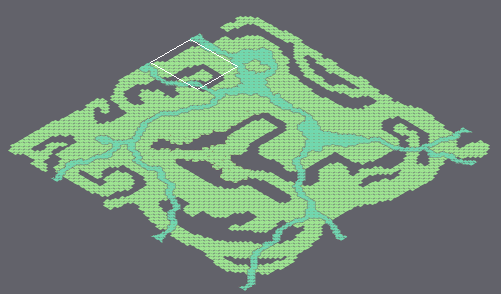
An edit to a level. Tiled map, tiled/map_jessi.tmx. The first picture is a wide view before the edit; the outline marks the close-up.
Close-up. As it was:
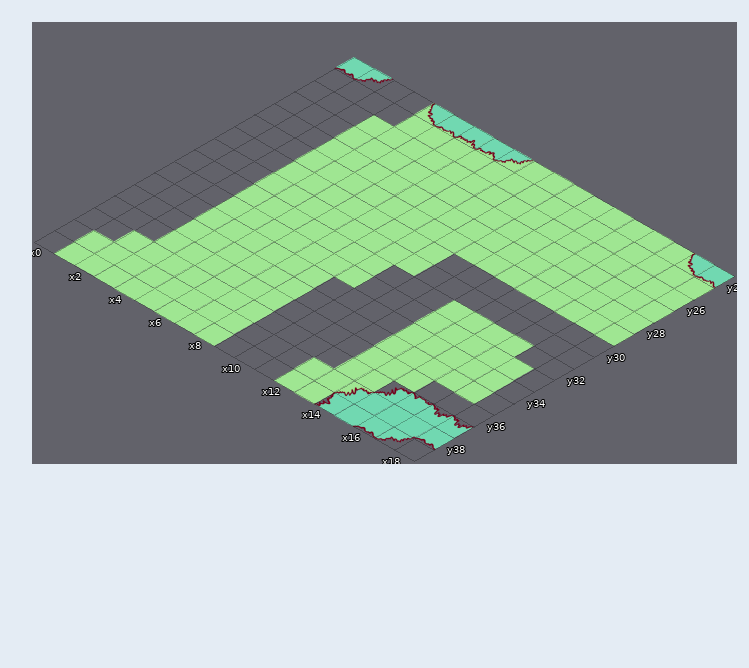
Cells are 128x74 px. Isometric: x runs down to the right, y down to the left. Shown: x 0..18, y 24..39. The commit also changed other parts of the map, which this record leaves out.
Once edited:
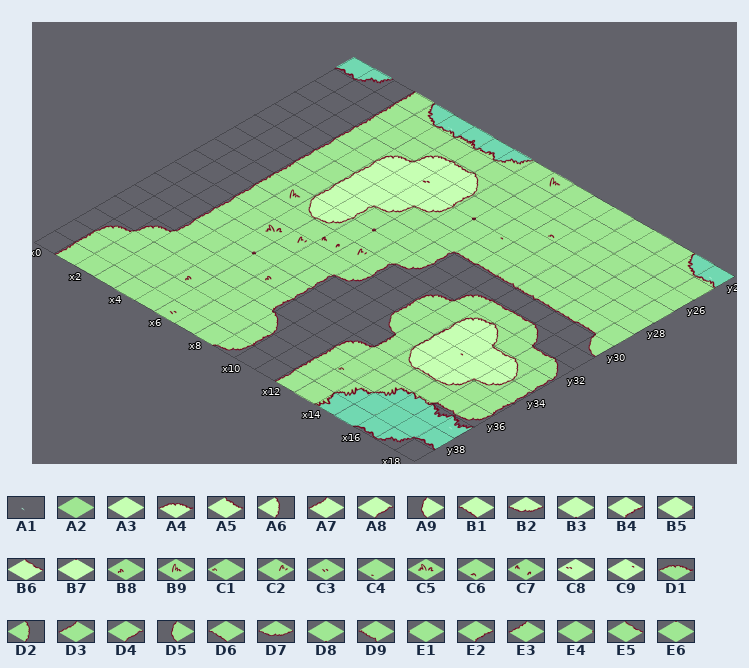
Key: from "tileset": A1 83 flipped left-right "Tuile_eau-29", A2 96 "Tuile_herbe-2", A3 97 "Tuile_herbe-1", A4 122 "Tuile_gazon-2", A5 123 "gazon_edge_C", A6 124 "Tuile_gazon-4", A7 125 "gazon_edge_D", A8 127 "gazon_edge_A", A9 128 "Tuile_gazon-8", B1 129 "gazon_edge_B", B2 130 "Tuile_gazon-10", B3 131 "Tuile_gazon-11", B4 134 "gazon_edge_A", B5 136 "Tuile_gazon-16", B6 137 "gazon_edge_C", B7 138 "Tuile_gazon-18", B8 172 "Tuile_herbe-22", B9 173 "Tuile_herbe-23", C1 174 "Tuile_herbe-24", C2 175 "Tuile_herbe-25", C3 176 "Tuile_herbe-26", C4 177 "Tuile_herbe-27", C5 178 "Tuile_herbe-28", C6 180 "Tuile_herbe-210", C7 181 "Tuile_herbe-211", C8 184 "Tuile_herbe-11", C9 195 "Tuile_herbe-112", D1 267 "Tuile_gazon-32", D2 269 "Tuile_gazon-34", D3 270 "Tuile_gazon-35", D4 271 "Tuile_gazon-36", D5 272 "Tuile_gazon-37", D6 273 "Tuile_gazon-38", D7 274 "Tuile_gazon-39", D8 275 "Tuile_gazon-40", D9 276 "Tuile_gazon-41", E1 277 "Tuile_gazon-42", E2 278 "Tuile_gazon-43", E3 279 "Tuile_gazon-44", E4 280 "Tuile_gazon-45", E5 281 "Tuile_gazon-46", E6 282 "Tuile_gazon-47".
__ is an empty cell.
Tiles of an added or newly shown layer are drawn over the layers below it.
From the commit log: nouvelles tuiles pour vrai
What changed:
{"where": "layer \"fond\""}
{"y":24,"x":3,"old":"__","new":"E3"}
{"y":24,"x":10,"old":"A2","new":"B9"}
{"y":25,"x":3,"old":"__","new":"E3"}
{"y":26,"x":3,"old":"A2","new":"E3"}
{"y":26,"x":12,"old":"A2","new":"C6"}
{"y":27,"x":3,"old":"A2","new":"D3"}
{"y":27,"x":5,"old":"A2","new":"C4"}
{"y":27,"x":9,"old":"A2","new":"D8"}
{"y":28,"x":3,"old":"A2","new":"D3"}
{"y":28,"x":9,"old":"A2","new":"E4"}
{"y":29,"x":3,"old":"A2","new":"D3"}
{"y":29,"x":11,"old":"A2 A2 A2 A2 A2 A2 A2 A2","new":"D6 D6 D9 D9 D6 D6 D6 E1"}
{"y":30,"x":3,"old":"A2","new":"E3"}
{"y":30,"x":5,"old":"A2","new":"C3"}
{"y":30,"x":7,"old":"A2","new":"D8"}
{"y":30,"x":10,"old":"A2","new":"D4"}
{"y":30,"x":18,"old":"__","new":"D5"}
{"y":31,"x":3,"old":"A2 A2","new":"E3 B9"}
{"y":31,"x":7,"old":"A2 A2 A2 A2","new":"E4 E6 D8 D7"}
{"y":31,"x":13,"old":"__ __ __ __","new":"D1 E5 E5 D2"}
{"y":32,"x":3,"old":"A2","new":"D3"}
{"y":32,"x":7,"old":"A2 A2 A2","new":"C7 C2 D4"}
{"y":32,"x":12,"old":"__ A2","new":"D1 E6"}
{"y":32,"x":16,"old":"A2 __ __","new":"E4 E5 D2"}
{"y":33,"x":3,"old":"A2","new":"D3"}
{"y":33,"x":5,"old":"A2 A2","new":"C5 C2"}
{"y":33,"x":9,"old":"A2","new":"D7"}
{"y":33,"x":12,"old":"__","new":"E3"}
{"y":33,"x":14,"old":"A2","new":"C7"}
{"y":33,"x":18,"old":"__","new":"D4"}
{"y":34,"x":3,"old":"A2","new":"D3"}
{"y":34,"x":5,"old":"A2","new":"D8"}
{"y":34,"x":8,"old":"A2","new":"D4"}
{"y":34,"x":12,"old":"__ A2","new":"D5 E1"}
{"y":34,"x":18,"old":"__","new":"D4"}
{"y":35,"x":3,"old":"A2","new":"D3"}
{"y":35,"x":7,"old":"A2 A2","new":"B8 D4"}
{"y":35,"x":13,"old":"A2","new":"E3"}
{"y":35,"x":18,"old":"__","new":"E2"}
{"y":36,"x":2,"old":"__ A2","new":"D1 E6"}
{"y":36,"x":8,"old":"A2","new":"E2"}
{"y":36,"x":12,"old":"__ A2","new":"D1 E6"}
{"y":36,"x":16,"old":"__ __ __","new":"D8 D9 D7"}
{"y":37,"x":1,"old":"__ A2","new":"D1 E6"}
{"y":37,"x":5,"old":"A2","new":"B8"}
{"y":37,"x":8,"old":"A2 __","new":"E4 D2"}
{"y":37,"x":12,"old":"__ A2","new":"E3 C1"}
{"y":37,"x":15,"old":"__ __","new":"A2 E2"}
{"y":38,"x":1,"old":"A2","new":"E3"}
{"y":38,"x":9,"old":"__","new":"E2"}
{"y":38,"x":12,"old":"A2","new":"E3"}
{"y":38,"x":15,"old":"__ __","new":"D6 D7"}
{"y":39,"x":1,"old":"A2","new":"E3"}
{"y":39,"x":6,"old":"A2","new":"C3"}
{"y":39,"x":8,"old":"A2 __","new":"D8 D7"}
{"y":39,"x":12,"old":"A2","new":"D3"}
{"y":39,"x":14,"old":"__","new":"D4"}
{"where": "layer \"chemin/eau/gazon\""}
{"y":26,"x":6,"old":"__ __ __","new":"A4 A5 A6"}
{"y":27,"x":5,"old":"__ __ __ __","new":"A4 B7 C8 B4"}
{"y":28,"x":5,"old":"__ __ __ __","new":"A7 A3 B3 B2"}
{"y":29,"x":5,"old":"__ __ __","new":"A7 B3 B2"}
{"y":30,"x":5,"old":"__ __","new":"A7 A8"}
{"y":31,"x":5,"old":"__ __","new":"A9 B2"}
{"y":32,"x":14,"old":"__ __","new":"A4 A6"}
{"y":33,"x":14,"old":"__ __ __ __","new":"A7 B5 B6 A6"}
{"y":34,"x":14,"old":"__ __ __ __","new":"A7 C9 B3 B2"}
{"y":35,"x":14,"old":"__ __ __","new":"A9 B1 B2"}
{"where": "layer \"détails\" (now shown)"}
{"y":37,"x":18,"old":"__","new":"A1"}
